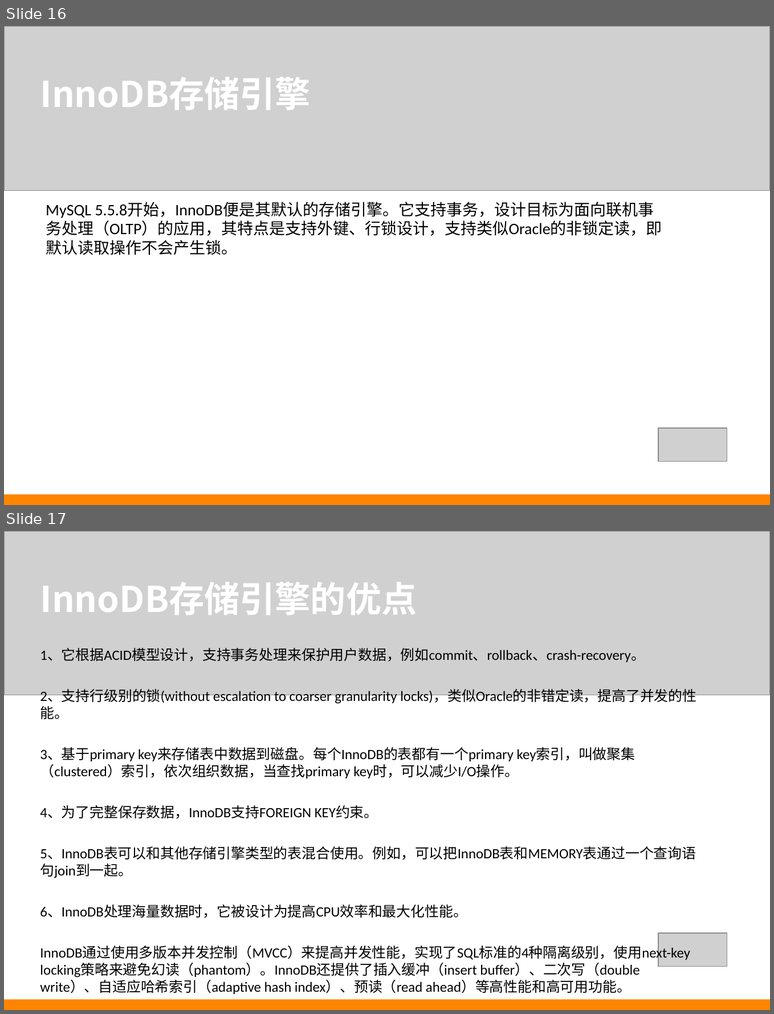
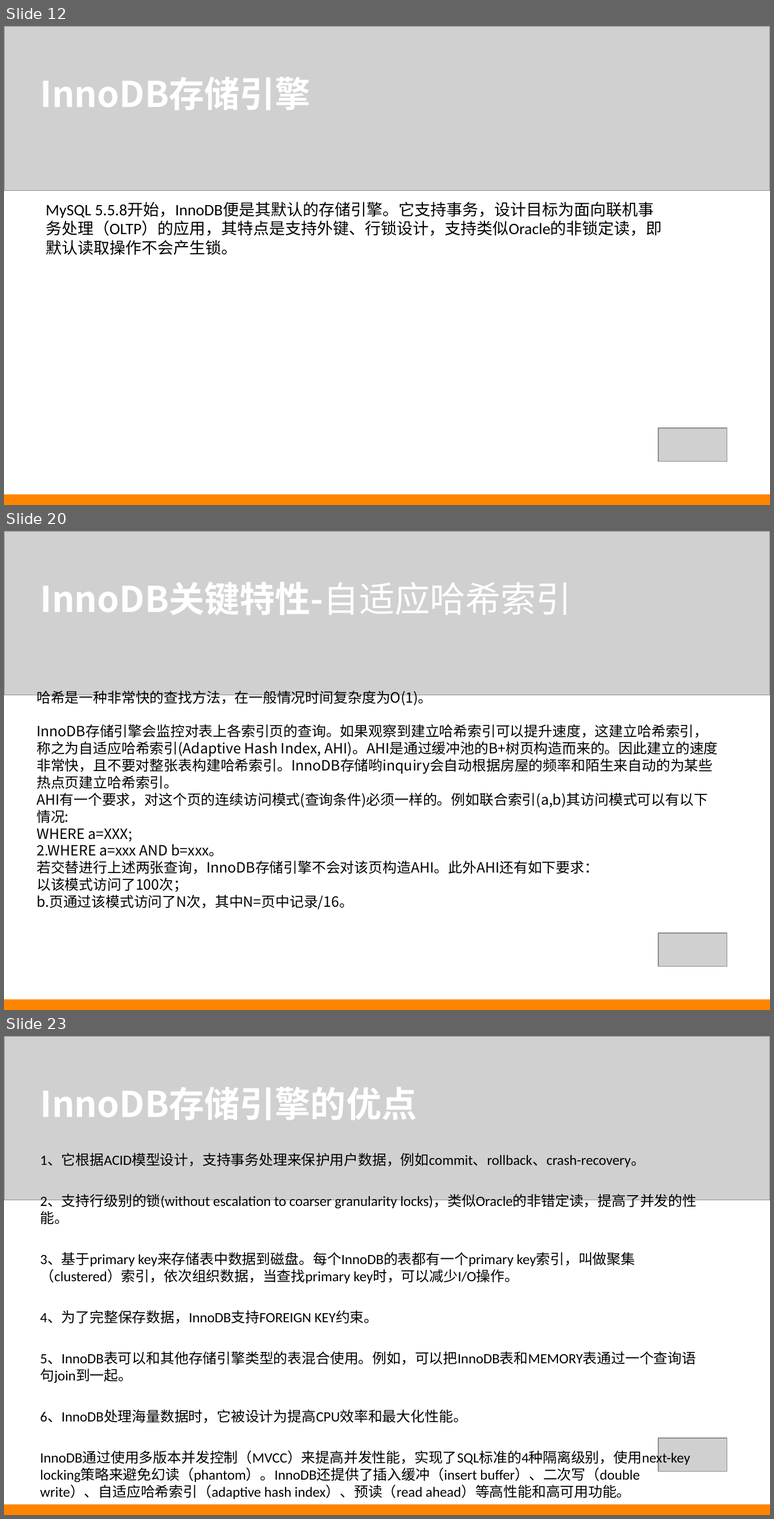
Before and after one commit to iez1784/mysql, a slide deck: ppt/Mysql_InnoDB.ppt. Shown one above the other, each under a label of ours: slides 16 and 17 before the commit, slides 12, 20 and 23 after it; the slides between them are not shown. The pictures are 774x1014 and 774x1519 pixels, drawn with LibreOffice and Linux fonts; fonts in the diff are those of the drawing; grey boxes stand for pictures. Boxes give left, top, right and bottom in pixels: in the first picture for what was removed or moved away, otherwise in the second. Text is boxed around its words. In the diff, an @@ line names an element or a change of style, - is before the commit and + after.

```diff
--- a/ppt/Mysql_InnoDB.ppt
+++ b/ppt/Mysql_InnoDB.ppt
@@ slide 20 added at box(4, 531, 770, 1010), background #FFFFFF @@
@@ picture added at box(4, 531, 770, 695) @@
@@ text added at box(40, 582, 572, 615), 40 pt, text #FFFFFF, bold @@
+InnoDB关键特性-自适应哈希索引
@@ text added at box(36, 691, 718, 909), 16 pt, text #000000 @@
+哈希是一种非常快的查找方法，在一般情况时间复杂度为O(1)。
+InnoDB存储引擎会监控对表上各索引页的查询。如果观察到建立哈希索引可以提升速度，这建立哈希索引，称之为自适应哈希索引(Adaptive Hash Index, AHI)。AHI是通过缓冲池的B+树页构造而来的。因此建立的速度非常快，且不要对整张表构建哈希索引。InnoDB存储哟inquiry会自动根据房屋的频率和陌生来自动的为某些热点页建立哈希索引。
+AHI有一个要求，对这个页的连续访问模式(查询条件)必须一样的。例如联合索引(a,b)其访问模式可以有以下情况:
+WHERE a=XXX;
+2.WHERE a=xxx AND b=xxx。
+若交替进行上述两张查询，InnoDB存储引擎不会对该页构造AHI。此外AHI还有如下要求：
+以该模式访问了100次；
+b.页通过该模式访问了N次，其中N=页中记录/16。
@@ picture added at box(658, 933, 727, 967) @@
@@ rectangle added at box(4, 999, 770, 1010), fill #FF8500 @@
@@ what was slide 16 is now slide 12 @@
@@ what was slide 17 is now slide 23 @@
```
Also in this commit, not shown: 1 slide changed, 10 other slides added, 5 slides removed.
